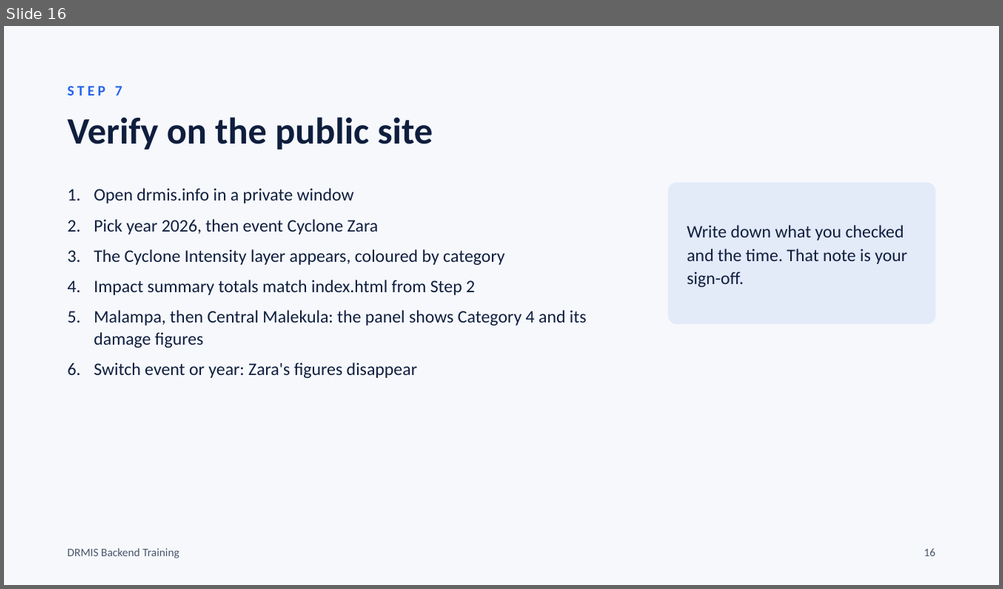
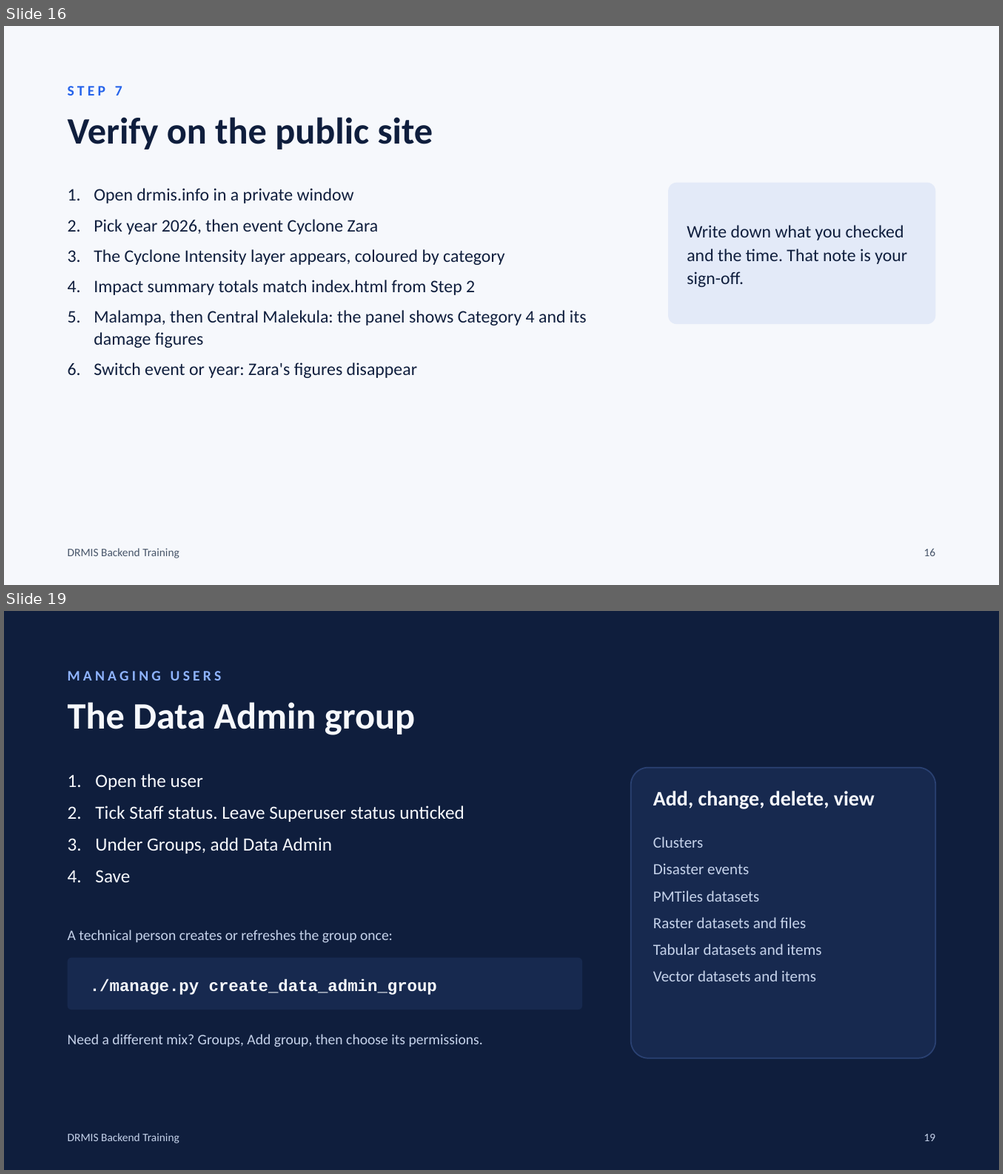
Before and after one commit to VBoS-Social-Section/disaster-project-mis, a slide deck: docs/training/drmis-cyclone-training-slides.pptx. Shown one above the other, each under a label of ours: slide 16 before the commit, slides 16 and 19 after it; the slides between them are not shown. The pictures are 1003x589 and 1003x1174 pixels, drawn with LibreOffice and Linux fonts; fonts in the diff are those of the drawing. Boxes give left, top, right and bottom in pixels: in the first picture for what was removed or moved away, otherwise in the second. Text is boxed around its words. In the diff, an @@ line names an element or a change of style, - is before the commit and + after.

Commit message:
Add user management to the cyclone training slides and handout
Four slides (add a user, access levels, the Data Admin group and permissions,
reset or disable an account) and a new Exercise 5 with a sign-off item.

```diff
--- a/docs/training/drmis-cyclone-training-slides.pptx
+++ b/docs/training/drmis-cyclone-training-slides.pptx
@@ slide 19 added at (4, 611, 999, 1170), background #0F1E3D @@
@@ text added at (68, 671, 222, 681), 14 pt, text #8FB4FF, bold @@
+MANAGING USERS
@@ text added at (68, 702, 415, 735), 36 pt, text #F6F8FC, bold @@
+The Data Admin group
@@ text added at (95, 774, 464, 883), 18 pt, text #F6F8FC @@
+1. Open the user
+2. Tick Staff status. Leave Superuser status unticked
+3. Under Groups, add Data Admin
+4. Save
@@ rounded rectangle added at (631, 768, 935, 1059), fill #17294F, outline #2A4172 1.25 pt @@
@@ text added at (653, 791, 874, 809), 20 pt, text #F6F8FC, bold @@
+Add, change, delete, view
@@ text added at (653, 837, 822, 982), 15 pt, text #C5D2EA @@
+Clusters
+Disaster events
+PMTiles datasets
+Raster datasets and files
+Tabular datasets and items
+Vector datasets and items
@@ text added at (68, 930, 392, 943), 14 pt, text #C5D2EA @@
+A technical person creates or refreshes the group once:
@@ rounded rectangle added at (68, 958, 582, 1010), fill #17294F @@
@@ text added at (90, 980, 437, 995), 16 pt, text #F6F8FC, bold @@
+./manage.py create_data_admin_group
@@ text added at (68, 1034, 483, 1048), 14 pt, text #C5D2EA @@
+Need a different mix? Groups, Add group, then choose its permissions.
@@ text added at (68, 1133, 179, 1144), 11 pt, text #C5D2EA @@
+DRMIS Backend Training
@@ text added at (924, 1134, 936, 1142), 11 pt, text #C5D2EA @@
+19
```
Also in this commit, not shown: 3 slides changed, 3 other slides added, 2 other files.
